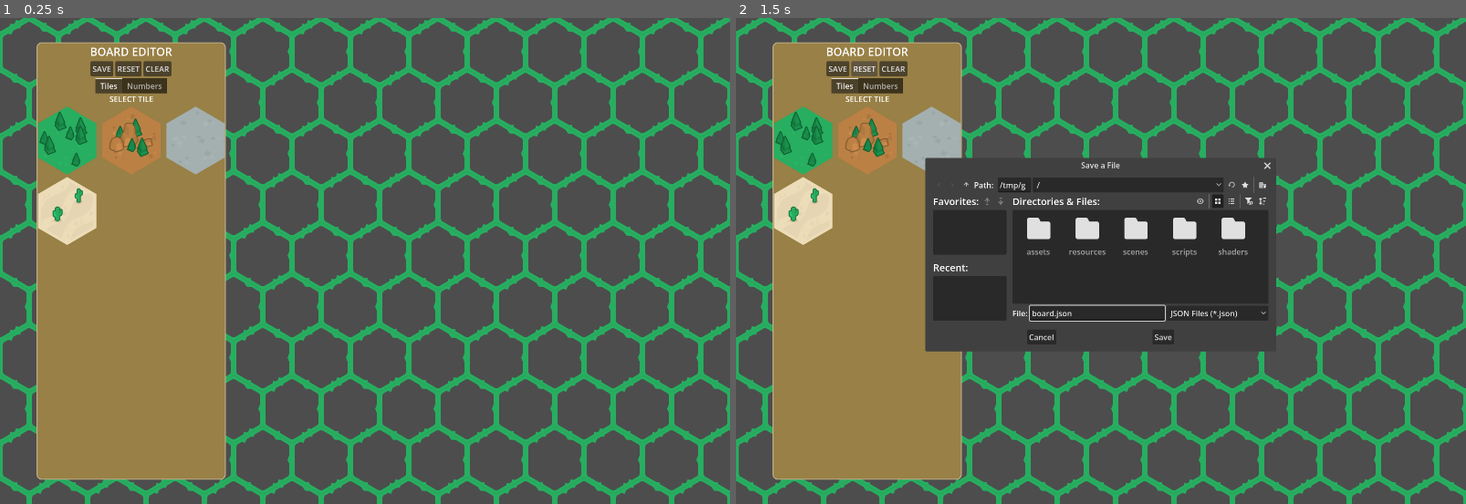
Above: before the commit, frames 1-2 (left to right).
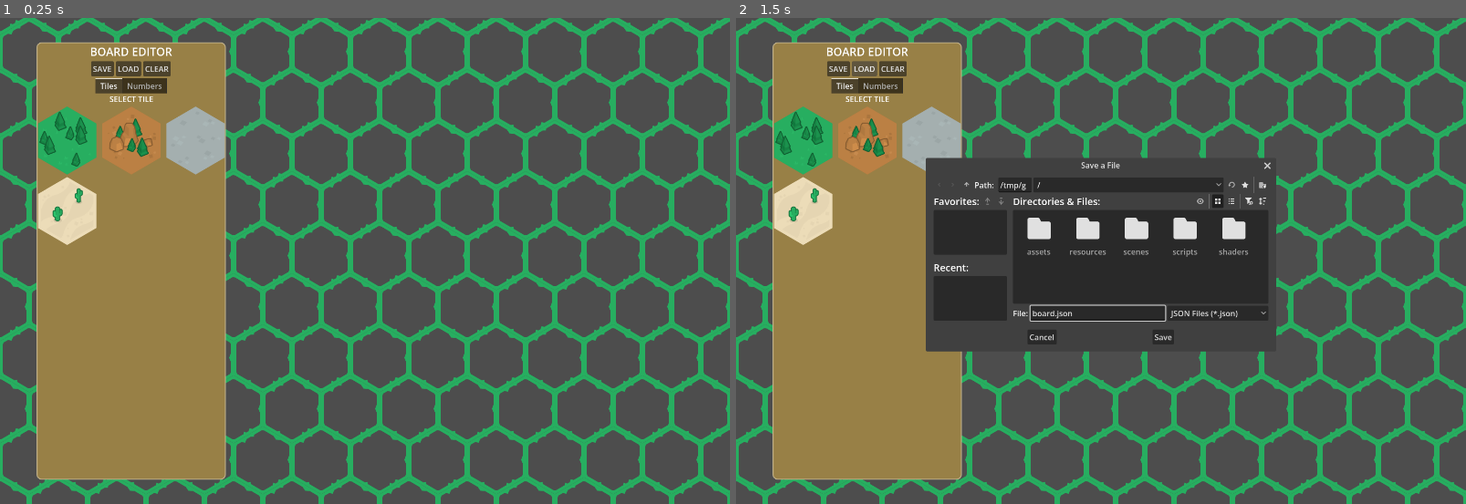
Above: after the commit, the same moments.

Repository: connortodd21/catan
Game: Godot game, scene res://scenes/board_editor_v_2.tscn
Same seed, same stepped clock (60 frames per second), same inputs: the game is played once before the commit and once after it. The project has no main scene, so this scene is started directly.
Inputs:
- Up to frame 1 (0.25 s): no input
- Up to frame 2 (1.5 s): click "SAVE" at 0.5 s; click "RESET" (after the commit: "LOAD") at 1.25 s

The runs differ from the first frame. In frame 1, less than 0.1% of the frame differs, in the area x 12-24%, y 9-13%; in frame 2, 0.6%, in the area x 12-71%, y 9-69%.
Error in both runs: Invalid call. Nonexistent function 'to_dict' in base 'Nil'. (res://scripts/board_editor_v2/board_serializer.gd:12)

Commit message:
Add json load functionality for board editor

Diff:
--- a/resources/serialization/serialized_board.gd
+++ b/resources/serialization/serialized_board.gd
@@ -29,3 +29,15 @@
 		"numbers": numbers.map(func(num): return num.to_dict()),
 		"metadata": metadata
 	}
+
+func from_dict(dict: Dictionary) -> SerializedBoard:
+	size = Vector2i(dict.size.width, dict.size.height)
+	for t in dict.tiles:
+		add_tile(t.x, t.y, t.type)
+	for n in dict.numbers:
+		var nums_array: Array[int] = []
+		for v in n["value"]:
+			nums_array.append(int(v))
+		add_numbers(n.x, n.y, nums_array)
+	metadata = dict.metadata
+	return self
--- a/scenes/board_editor_v_2.tscn
+++ b/scenes/board_editor_v_2.tscn
@@ -111,7 +111,7 @@
 
 [node name="LoadButton" type="Button" parent="EditorPanel/PanelContainer/MainVbox/HBoxContainer" unique_id=1608692516]
 layout_mode = 2
-text = "RESET"
+text = "LOAD"
 
 [node name="ClearButton" type="Button" parent="EditorPanel/PanelContainer/MainVbox/HBoxContainer" unique_id=1034843063]
 layout_mode = 2
@@ -164,4 +164,5 @@
 layout_mode = 2
 
 [connection signal="pressed" from="EditorPanel/PanelContainer/MainVbox/HBoxContainer/SaveButton" to="EditorPanel" method="_on_save_button_pressed"]
+[connection signal="pressed" from="EditorPanel/PanelContainer/MainVbox/HBoxContainer/LoadButton" to="EditorPanel" method="_on_load_button_pressed"]
 [connection signal="pressed" from="EditorPanel/PanelContainer/MainVbox/HBoxContainer/ClearButton" to="EditorPanel" method="_on_clear_button_pressed"]
--- a/scripts/board_editor_v2/board_editor_v_2.gd
+++ b/scripts/board_editor_v2/board_editor_v_2.gd
@@ -24,13 +24,10 @@
 func connect_signals() -> void:
 	EditorState.board_cleared.connect(_on_board_cleared)
 	EditorState.board_saved.connect(_on_board_saved)
+	EditorState.board_load.connect(_on_board_load)
 
 func _on_board_cleared() -> void:
-	var used_cells = board_editor_tile_map.get_used_cells()
-	for cell in used_cells:
-		if board_editor_tile_map.get_cell_atlas_coords(cell) != border_tile_atlas_coords:
-			board_editor_tile_map.set_cell(cell, tileset_source_id, default_tile_atlas_coords)
-	tile_metadata_cache.clear_cache()
+	clear_board()
 
 
 func _on_board_saved() -> void:
@@ -38,12 +35,34 @@
 	var serialized_data = serializer.serialize_to_json(board_editor_tile_map, tile_metadata_cache)
 	save_manager.save_json_with_picker(serialized_data)
 
+
+func _on_board_load() -> void:
+	save_manager.load_json_file_with_picker(Callable(self, "_on_json_loaded"))
+
 #############################################
 ### TILE MAP
 #############################################
 func is_cell_editable(cell: Vector2i) -> bool:
 	return board_editor_tile_map.get_cell_atlas_coords(cell) != border_tile_atlas_coords
 
+func clear_board() -> void:
+	var used_cells = board_editor_tile_map.get_used_cells()
+	for cell in used_cells:
+		if board_editor_tile_map.get_cell_atlas_coords(cell) != border_tile_atlas_coords:
+			board_editor_tile_map.set_cell(cell, tileset_source_id, default_tile_atlas_coords)
+	tile_metadata_cache.clear_cache()
+
+func set_board(board: SerializedBoard) -> void:
+	clear_board()
+	print(board)
+	for tile_entry in board.tiles:
+		place_tile(Vector2i(tile_entry.x, tile_entry.y), tile_entry.type)
+
+
+func place_tile(cell: Vector2i, tile: TerrainTypes.Type) -> void:
+	board_editor_tile_map.erase_cell(cell)
+	board_editor_tile_map.set_cell(cell, terrain_database.get_source_id(tile), terrain_database.get_atlas_coords(tile))
+	tile_metadata_cache.add_to_cache(cell, create_tile_metadata(tile, []))
 #############################################
 ### INPUT HANDLING
 #############################################
@@ -59,9 +78,7 @@
 	var cell = board_editor_tile_map.local_to_map(get_local_mouse_position())
 	var tile = EditorState.get_selected_tile()
 	if is_cell_editable(cell) and tile != TerrainTypes.Type.UNKNOWN:
-		board_editor_tile_map.erase_cell(cell)
-		board_editor_tile_map.set_cell(cell, terrain_database.get_source_id(tile), terrain_database.get_atlas_coords(tile))
-		tile_metadata_cache.add_to_cache(cell, create_tile_metadata(tile, []))
+		place_tile(cell, tile)
 
 func remove_tile_at_mouse():
 	var cell = board_editor_tile_map.local_to_map(get_global_mouse_position())
@@ -76,3 +93,19 @@
 #############################################
 func create_tile_metadata(tile: TerrainTypes.Type, numbers: Array[int]) -> TileMetadata:
 	return TileMetadata.new(numbers, tile)
+
+
+#############################################
+### LOAD CALLBACKS
+#############################################
+func _on_json_loaded(data: Dictionary) -> void:
+	if data.is_empty():
+		return
+	# Convert JSON dictionary back to SerializedBoard
+	var board = SerializedBoard.new().from_dict(data)
+	set_board(board)
+
+func _on_board_loaded_tres(board: SerializedBoard) -> void:
+	if board == null:
+		return
+	set_board(board)
--- a/scripts/board_editor_v2/editor_panel.gd
+++ b/scripts/board_editor_v2/editor_panel.gd
@@ -78,3 +78,7 @@
 
 func _on_save_button_pressed() -> void:
 	EditorState.save_board()
+
+
+func _on_load_button_pressed() -> void:
+	EditorState.load_board()
--- a/scripts/board_editor_v2/save_manager.gd
+++ b/scripts/board_editor_v2/save_manager.gd
@@ -1,8 +1,14 @@
 class_name SaveManager extends Node
+
+const JSON_FILE_TYPE = "json"
+const TRES_FILE_TYPE = "tres"
 
 var _pending_json: Dictionary
 var _pending_board: SerializedBoard
-var _mode: String = ""
+var save_mode: String = ""
+
+var _load_callback: Callable
+var _load_mode: String = ""
 
 @onready var file_dialog: FileDialog = FileDialog.new()
 
@@ -19,13 +25,24 @@
 
 
 func _on_file_selected(path: String) -> void:
-	match _mode:
-		"json":
+	match save_mode:
+		JSON_FILE_TYPE:
 			_save_json(path)
-		"tres":
+		TRES_FILE_TYPE:
 			_save_tres(path)
 
-	_mode = ""
+	if _load_mode != "":
+		match _load_mode:
+			JSON_FILE_TYPE:
+				var json_data = _load_json(path)
+				if _load_callback:
+					_load_callback.call(json_data)
+			TRES_FILE_TYPE:
+				var board = _load_tres(path)
+				if _load_callback:
+					_load_callback.call(board)
+		_load_mode = ""
+	save_mode = ""
 
 
 func _save_json(path: String) -> void:
@@ -43,11 +60,26 @@
 		push_error("Failed to save TRES: %s" % err)
 
 
+func _load_json(path: String) -> Dictionary:
+	var file = FileAccess.open(path, FileAccess.READ)
+	if not file:
+		return {}
+	var data = JSON.parse_string(file.get_as_text())
+	if not data:
+		return {}
+	return data
+
+func _load_tres(path: String) -> SerializedBoard:
+	var board = ResourceLoader.load(path)
+	if board is SerializedBoard:
+		return board
+	push_error("Failed to load TRES as SerializedBoard: %s" % path)
+	return null
 #############################################
-### EXTERNAL SAVE METHODS
+### EXTERNAL SAVE FUNCTIONS
 #############################################
 func save_json_with_picker(json_data: Dictionary) -> void:
-	_mode = "json"
+	save_mode = JSON_FILE_TYPE
 	_pending_json = json_data
 	file_dialog.clear_filters()
 	file_dialog.add_filter("*.json", "JSON Files")
@@ -56,9 +88,29 @@
 
 
 func save_tres_with_picker(board: SerializedBoard) -> void:
-	_mode = "tres"
+	save_mode = TRES_FILE_TYPE
 	_pending_board = board
 	file_dialog.clear_filters()
 	file_dialog.add_filter("*.tres", "Godot Resource")
 	file_dialog.current_file = "board.tres"
 	file_dialog.popup_centered()
+
+
+#############################################
+### EXTERNAL LOAD FUNCTIONS
+#############################################
+func load_json_file_with_picker(callback: Callable) -> void:
+	_load_mode = JSON_FILE_TYPE
+	_load_callback = callback
+	file_dialog.clear_filters()
+	file_dialog.add_filter("*.json", "JSON Files")
+	file_dialog.file_mode = FileDialog.FILE_MODE_OPEN_FILE
+	file_dialog.popup_centered()
+
+func load_tres_file_with_picker(callback: Callable) -> void:
+	_load_mode = TRES_FILE_TYPE
+	_load_callback = callback
+	file_dialog.clear_filters()
+	file_dialog.add_filter("*.tres", "Godot Resource")
+	file_dialog.file_mode = FileDialog.FILE_MODE_OPEN_FILE
+	file_dialog.popup_centered()
--- a/scripts/singletons/editor_state.gd
+++ b/scripts/singletons/editor_state.gd
@@ -4,12 +4,16 @@
 ### BOARD EDITOR SIGNALS
 #############################################
 signal board_cleared
-func clear_board():
+func clear_board() -> void:
 	board_cleared.emit()
 
 signal board_saved
-func save_board():
+func save_board() -> void:
 	board_saved.emit()
+
+signal board_load
+func load_board() -> void:
+	board_load.emit()
 #############################################
 ### BOARD EDITOR TILE SELECTION
 #############################################
